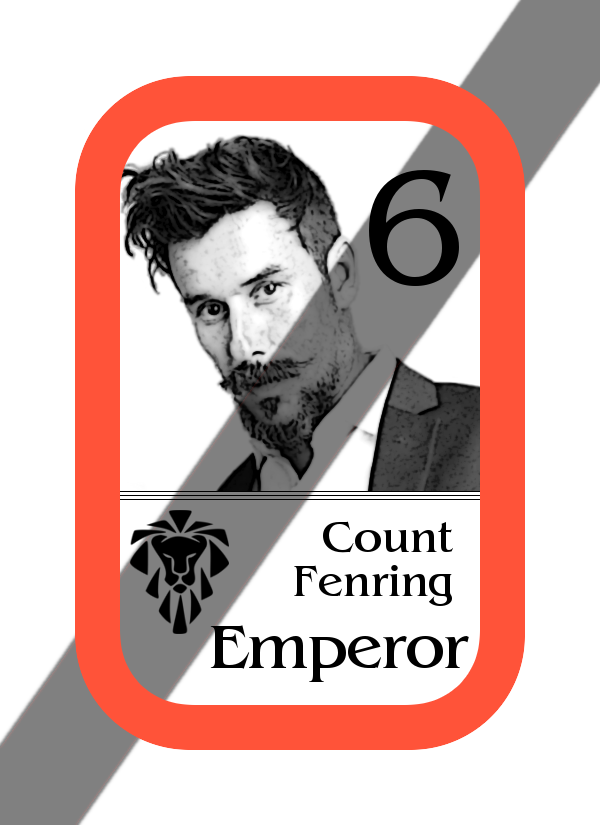
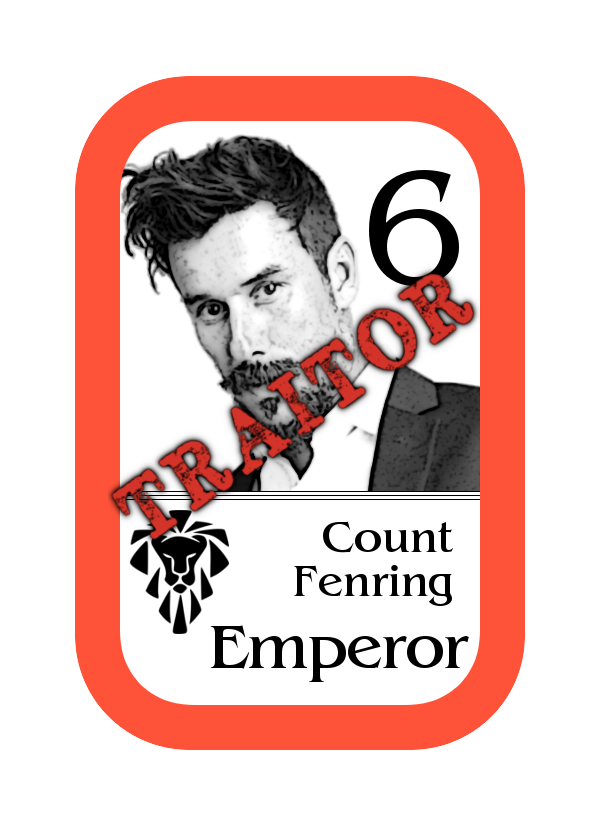
Comparing the layer stacks of the two w=600, h=825 images. Changes:
added group "traitor group copy" with 3 layers above "rectangle" over 108, 262, 482, 551
added layer "TRAITOR rotated" in group "traitor group copy" over 111, 272, 475, 541
added layer "TRAITOR rotated, shadow #1" in group "traitor group copy" over 108, 262, 482, 551
hid "sash" over 0, 0, 600, 825
